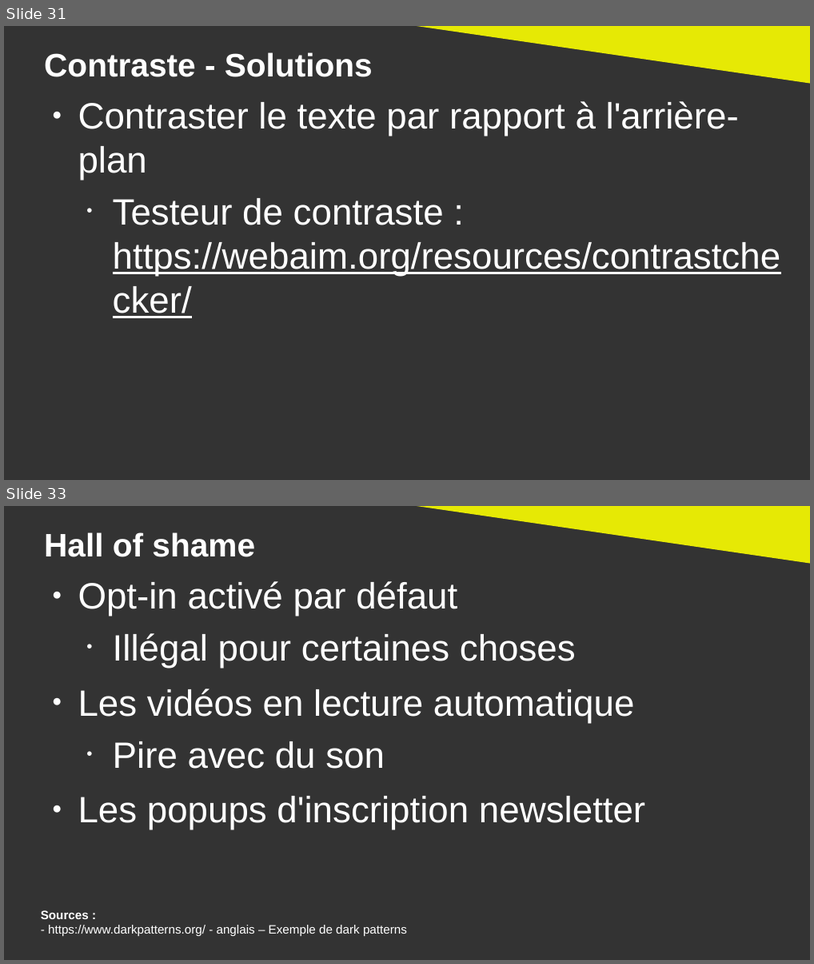
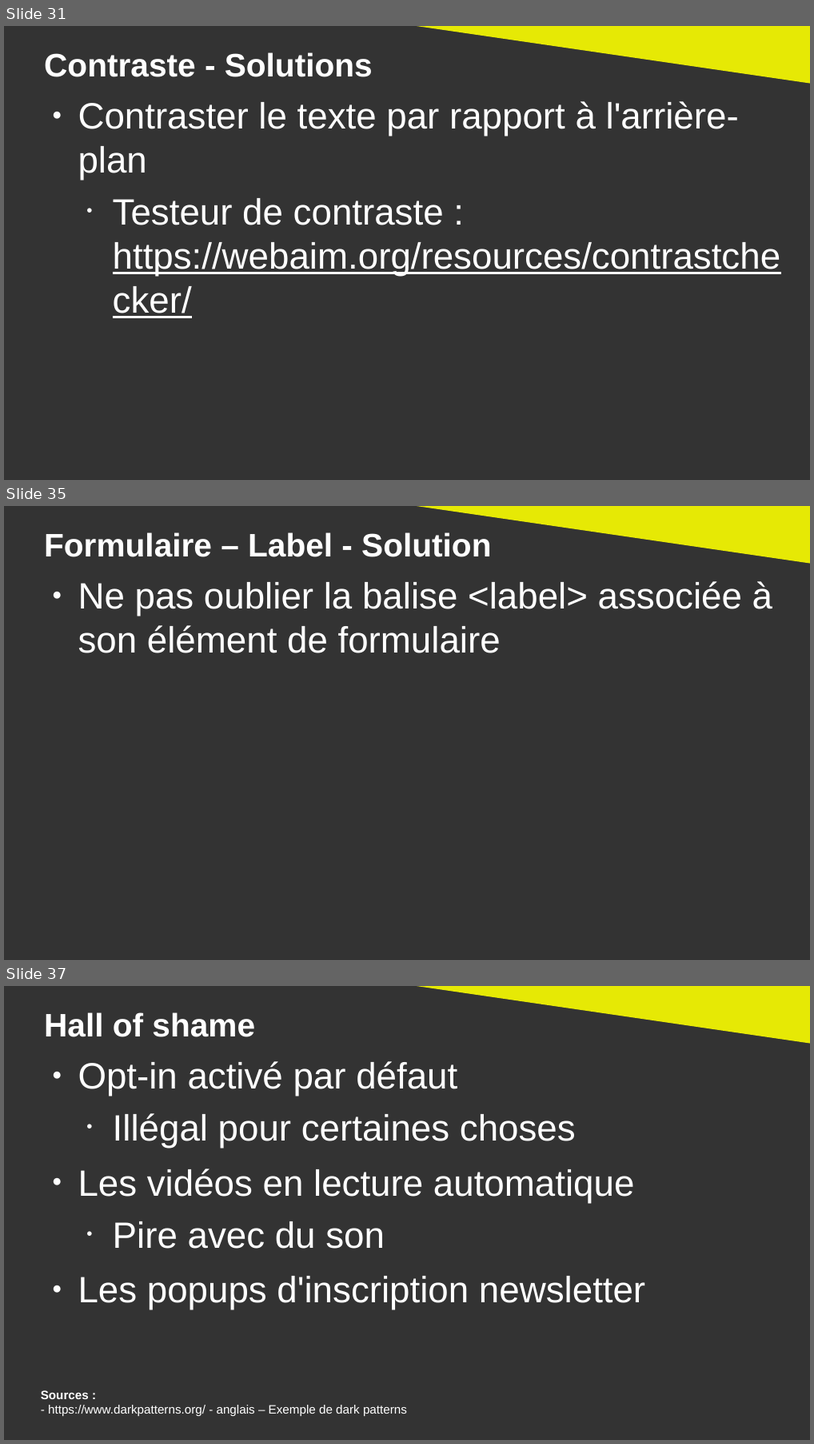
Before and after one commit to DanYellow/cours, a slide deck: ergonomie-et-accessibilite-s2/numero-1/presentation.odp. Shown one above the other, each under a label of ours: slides 31 and 33 before the commit, slides 31, 35 and 37 after it; the slides between them are not shown. The pictures are 814x964 and 814x1444 pixels, drawn with LibreOffice and Linux fonts; fonts in the diff are those of the drawing. Boxes give left, top, right and bottom in pixels: in the first picture for what was removed or moved away, otherwise in the second. Text is boxed around its words. In the diff, an @@ line names an element or a change of style, - is before the commit and + after.

```diff
--- a/ergonomie-et-accessibilite-s2/numero-1/presentation.odp
+++ b/ergonomie-et-accessibilite-s2/numero-1/presentation.odp
@@ slide 35 added at <box>4,506,810,960</box>, background #333333 @@
@@ right triangle added at <box>394,506,810,564</box>, fill #E6E905 @@
@@ title added at <box>44,532,491,557</box>, 32 pt, text #FFFFFF, bold @@
+Formulaire – Label - Solution
@@ text added at <box>78,581,773,653</box>, 36 pt, text #FFFFFF @@
+● Ne pas oublier la balise <label> associée à son élément de formulaire
@@ what was slide 33 is now slide 37 @@
```
Also in this commit, not shown: 15 slides changed, 3 other slides added, 2 other files.
